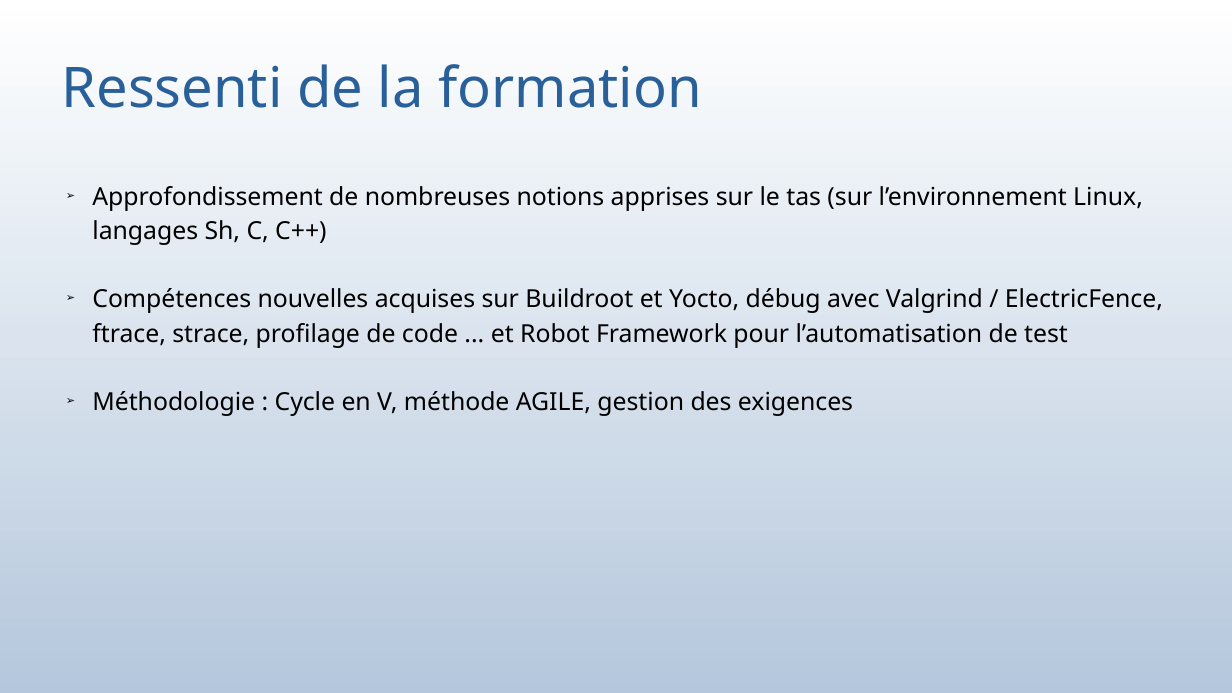
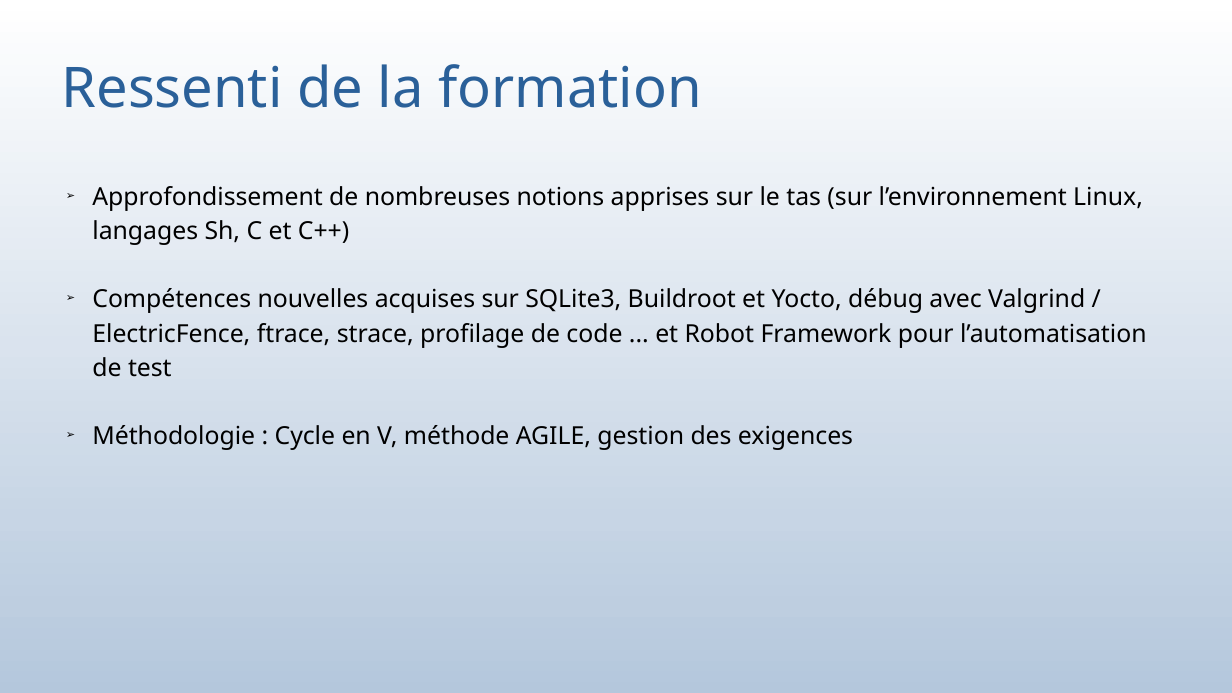
Before and after one commit to bauj/AJC_projet_belib, a slide deck: slide 4 of presentation_projet.odp. Drawn at 1232x693 pixels with LibreOffice and Linux fonts; fonts in the diff are those of the drawing. Boxes give left, top, right and bottom in pixels: in the first picture for what was removed or moved away, otherwise in the second. Text is boxed around its words. In the diff, an @@ line names an element or a change of style, - is before the commit and + after.

```diff
--- a/presentation_projet.odp
+++ b/presentation_projet.odp
@@ subtitle at [92,186,1147,377]: text changed @@
-➢ Approfondissement de nombreuses notions apprises sur le tas (sur l’environnement Linux, langages Sh, C, C++)
-➢ Compétences nouvelles acquises sur Buildroot et Yocto, débug avec Valgrind / ElectricFence, ftrace, strace, profilage de code ... et Robot Framework pour l’automatisation de test
+➢ Approfondissement de nombreuses notions apprises sur le tas (sur l’environnement Linux, langages Sh, C et C++)
+➢ Compétences nouvelles acquises sur SQLite3, Buildroot et Yocto, débug avec Valgrind / ElectricFence, ftrace, strace, profilage de code ... et Robot Framework pour l’automatisation de test
```
Also in this commit, not shown: 3 other slides changed, 12 other files.
